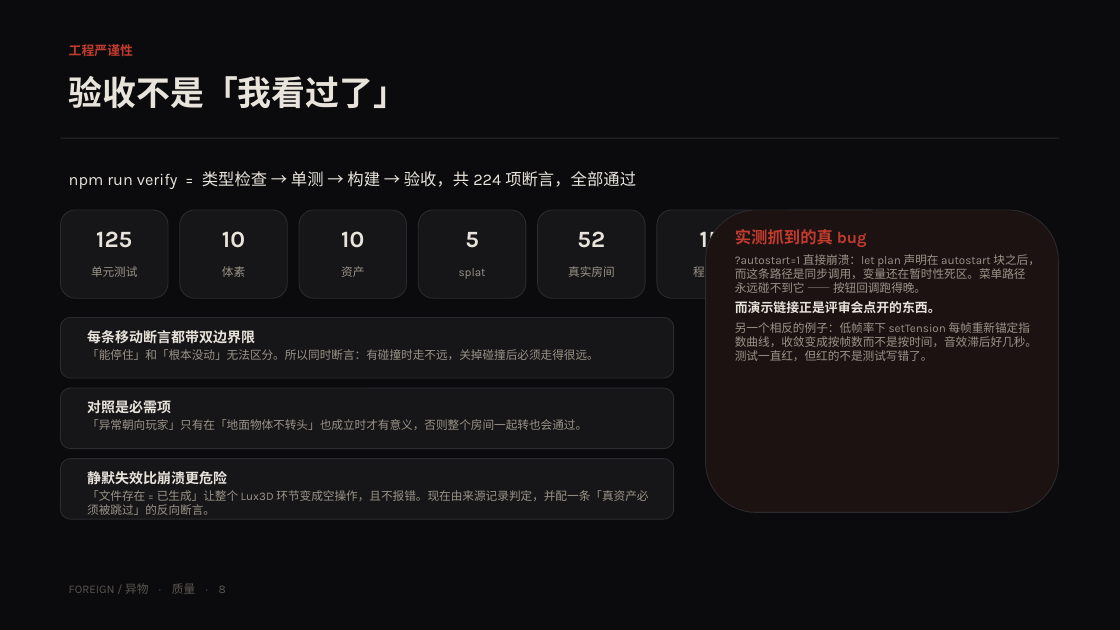
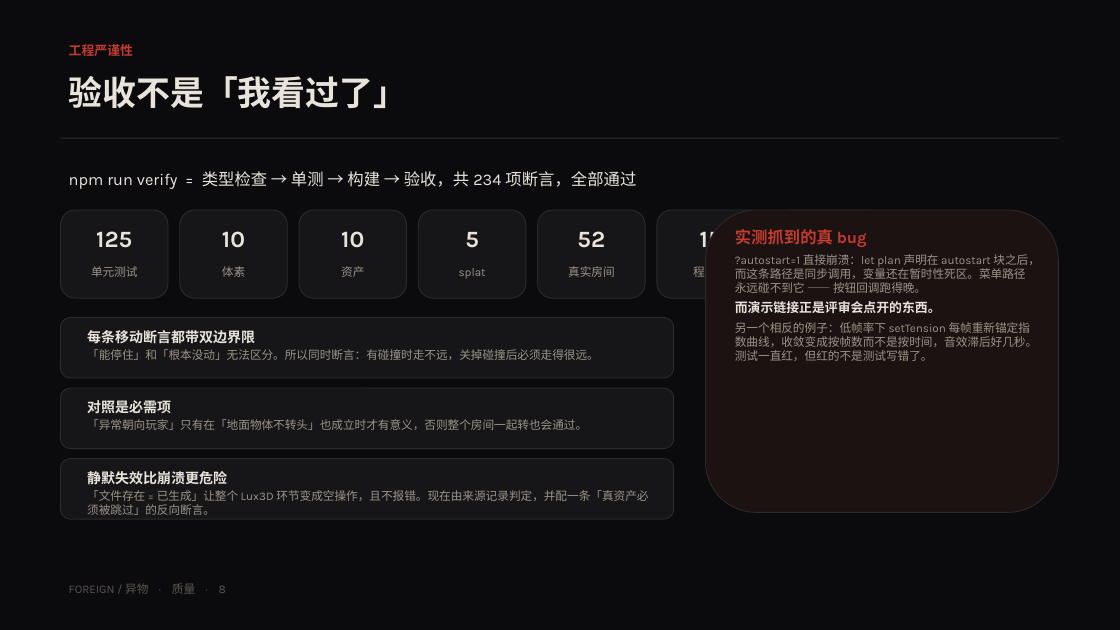
Before and after one commit to cyn-nya/foreign, a slide deck: slide 8 of artifacts/report/FOREIGN-report.pptx. Drawn at 1120x630 pixels with LibreOffice and Linux fonts; fonts in the diff are those of the drawing. Boxes give left, top, right and bottom in pixels: in the first picture for what was removed or moved away, otherwise in the second. Text is boxed around its words. In the diff, an @@ line names an element or a change of style, - is before the commit and + after.

```diff
--- a/artifacts/report/FOREIGN-report.pptx
+++ b/artifacts/report/FOREIGN-report.pptx
@@ text at <box>69,171,636,189</box>: text changed @@
-npm run verify = 类型检查 → 单测 → 构建 → 验收，共 224 项断言，全部通过
+npm run verify = 类型检查 → 单测 → 构建 → 验收，共 234 项断言，全部通过
```
Also in this commit, not shown: 1 other slide changed, 25 other files.
